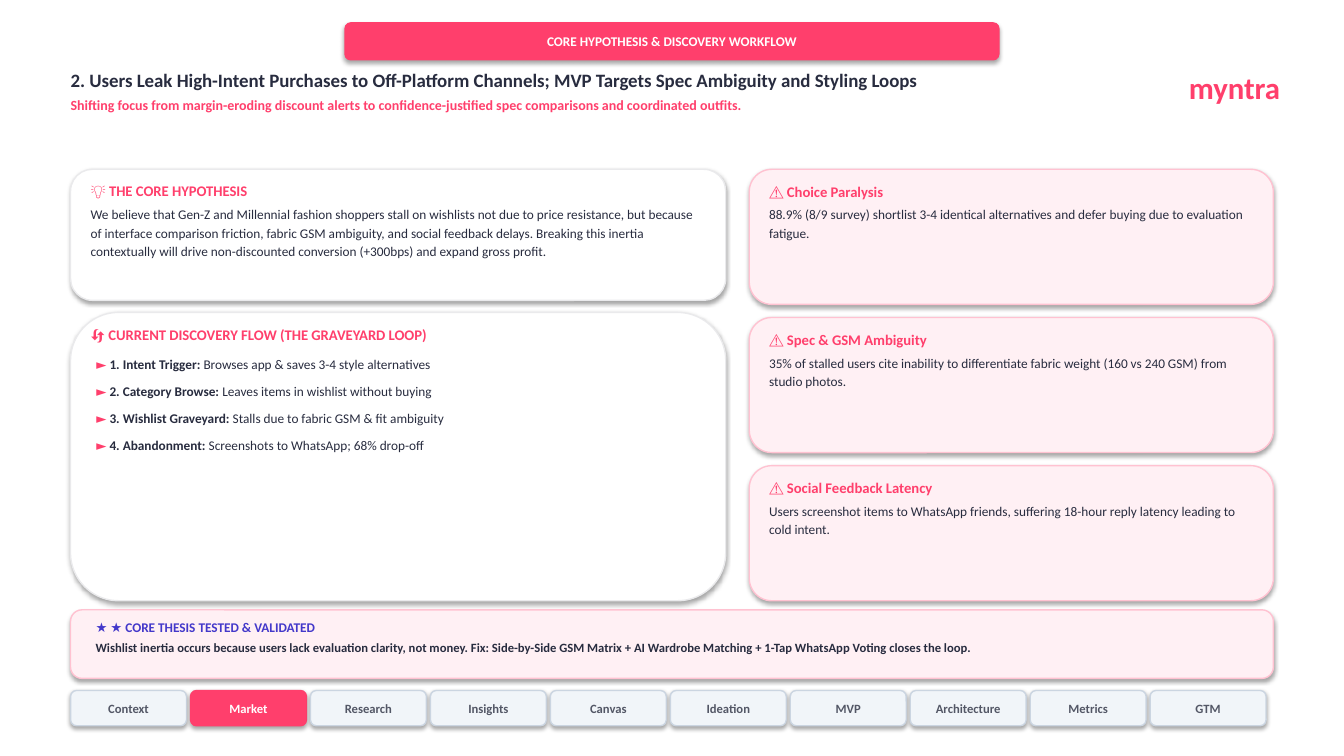
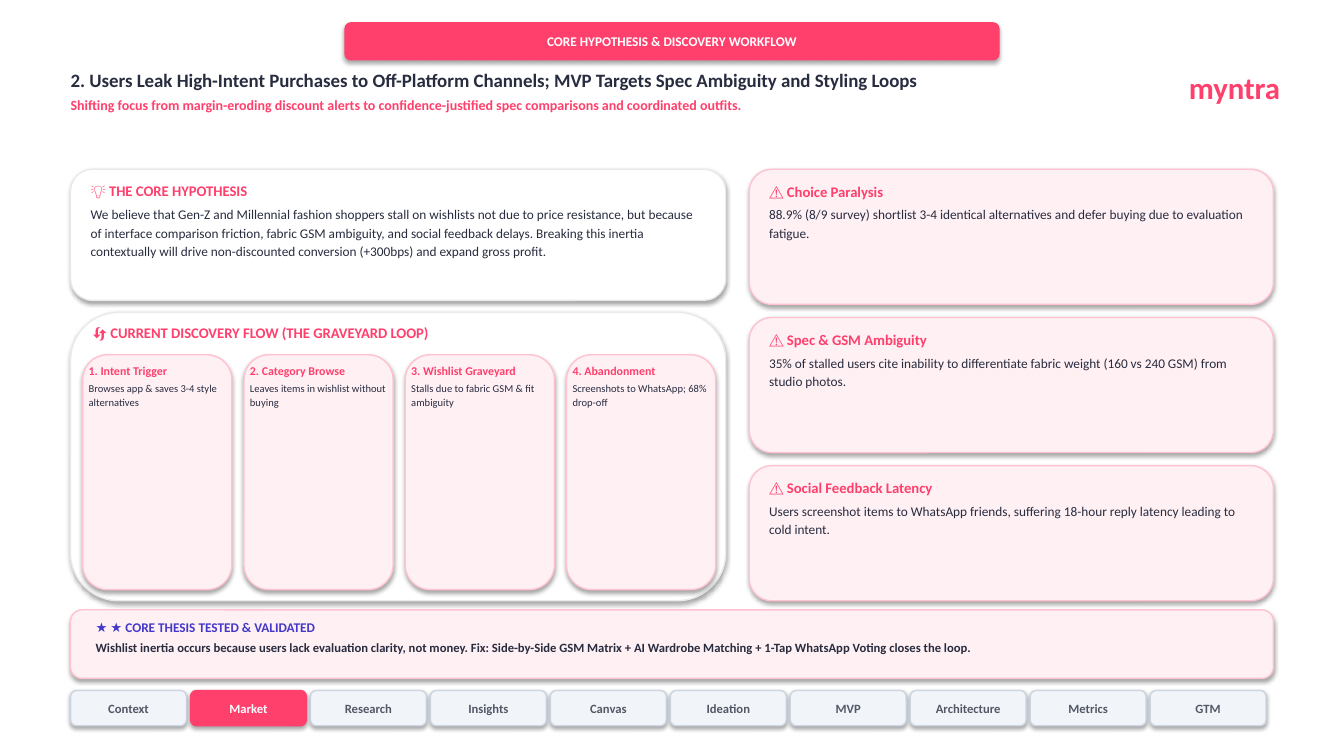
Before and after one commit to akhyashukla03/myntra, a slide deck: slide 2 of Myntra_Wishlist_Studio_10_Slide_Deck.pptx. Drawn at 1344x756 pixels with LibreOffice and Linux fonts; fonts in the diff are those of the drawing. Boxes give left, top, right and bottom in pixels: in the first picture for what was removed or moved away, otherwise in the second. Text is boxed around its words. In the diff, an @@ line names an element or a change of style, - is before the commit and + after.

```diff
--- a/Myntra_Wishlist_Studio_10_Slide_Deck.pptx
+++ b/Myntra_Wishlist_Studio_10_Slide_Deck.pptx
@@ text removed at <box>108,329,444,452</box> @@
-🔄 CURRENT DISCOVERY FLOW (THE GRAVEYARD LOOP)
-► 1. Intent Trigger: Browses app & saves 3-4 style alternatives
-► 2. Category Browse: Leaves items in wishlist without buying
-► 3. Wishlist Graveyard: Stalls due to fabric GSM & fit ambiguity
-► 4. Abandonment: Screenshots to WhatsApp; 68% drop-off
@@ text added at <box>110,327,429,340</box>, 10.5 pt, text #FF3F6C, bold @@
+🔄 CURRENT DISCOVERY FLOW (THE GRAVEYARD LOOP)
@@ rounded rectangle added at <box>83,355,232,590</box>, fill #FFF0F4, outline #FFC2D1 1 pt @@
@@ rounded rectangle added at <box>244,355,393,590</box>, fill #FFF0F4, outline #FFC2D1 1 pt @@
@@ rounded rectangle added at <box>405,355,555,590</box>, fill #FFF0F4, outline #FFC2D1 1 pt @@
@@ rounded rectangle added at <box>567,355,716,590</box>, fill #FFF0F4, outline #FFC2D1 1 pt @@
@@ text added at <box>89,367,217,406</box>, 7.5 pt, text #282C3F @@
+1. Intent Trigger
+Browses app & saves 3-4 style alternatives
@@ text added at <box>250,367,386,408</box>, 7.5 pt, text #282C3F @@
+2. Category Browse
+Leaves items in wishlist without buying
@@ text added at <box>411,366,534,408</box>, 7.5 pt, text #282C3F @@
+3. Wishlist Graveyard
+Stalls due to fabric GSM & fit ambiguity
@@ text added at <box>573,366,706,408</box>, 7.5 pt, text #282C3F @@
+4. Abandonment
+Screenshots to WhatsApp; 68% drop-off
```
Also in this commit, not shown: 2 other slides changed, 2 other files.
